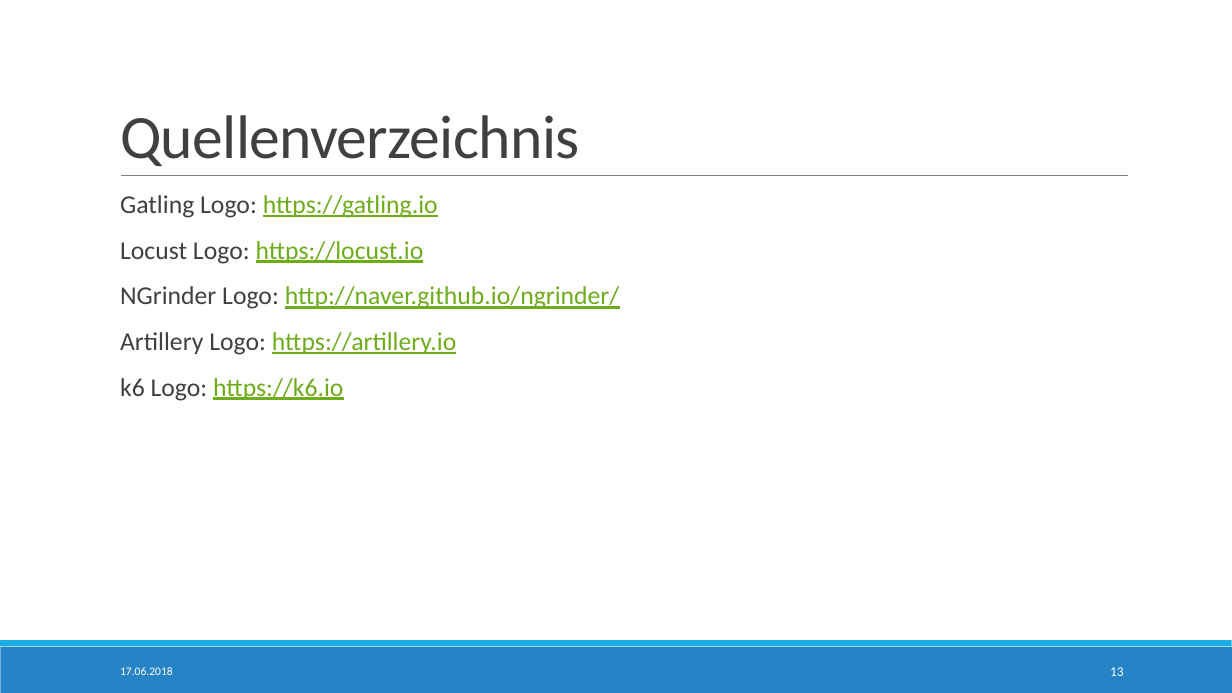
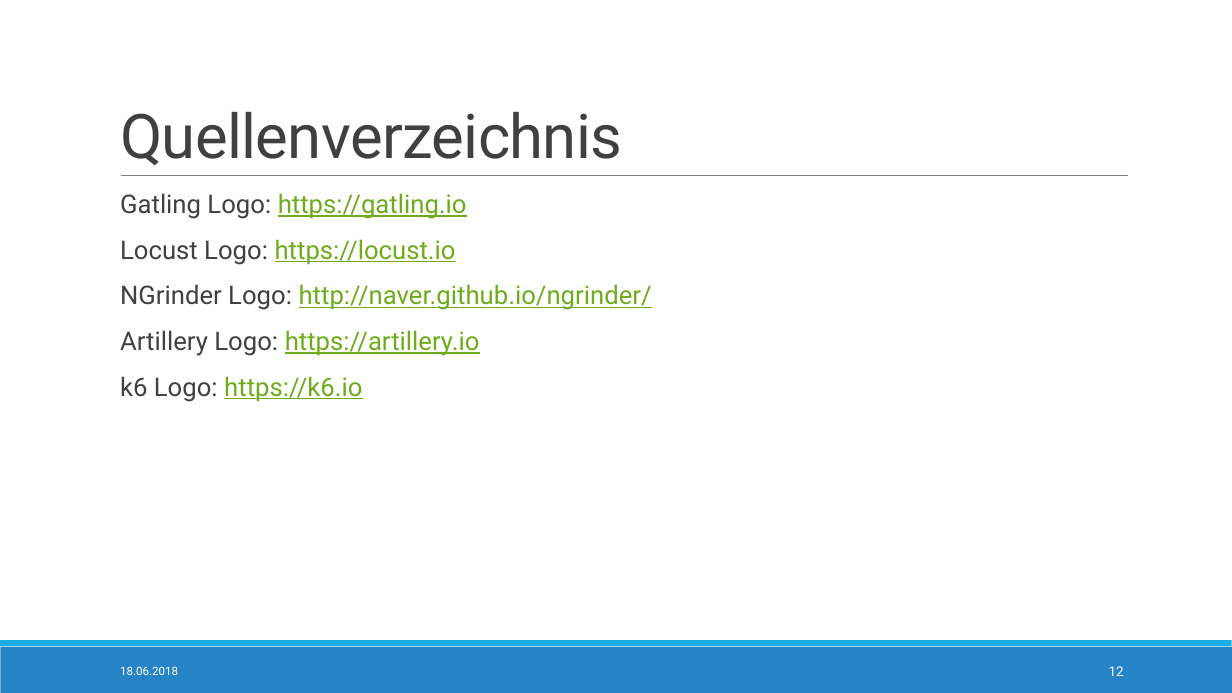
Before and after one commit to StTraeger/sqs-car-webservice, a slide deck: slide 12 of LoadTesting.pptx (slide 13 before the commit). Drawn at 1232x693 pixels with LibreOffice and Linux fonts; fonts in the diff are those of the drawing. Boxes give left, top, right and bottom in pixels: in the first picture for what was removed or moved away, otherwise in the second. Text is boxed around its words. In the diff, an @@ line names an element or a change of style, - is before the commit and + after.

```diff
--- a/LoadTesting.pptx
+++ b/LoadTesting.pptx
@@ title "Quellenverzeichnis" at [120,112,622,165]: font Calibri to Roboto @@
@@ text "Gatling Logo: https://gatling.io" at [120,193,652,402]: font Calibri to Roboto @@
@@ text at [120,666,178,675]: text changed; font Calibri to Roboto @@
-17.06.2018
+18.06.2018
@@ page number at [1109,666,1124,676]: text changed; font Calibri to Roboto @@
-13
+12
```
Also in this commit, not shown: 11 other slides changed, 2 slides removed.
